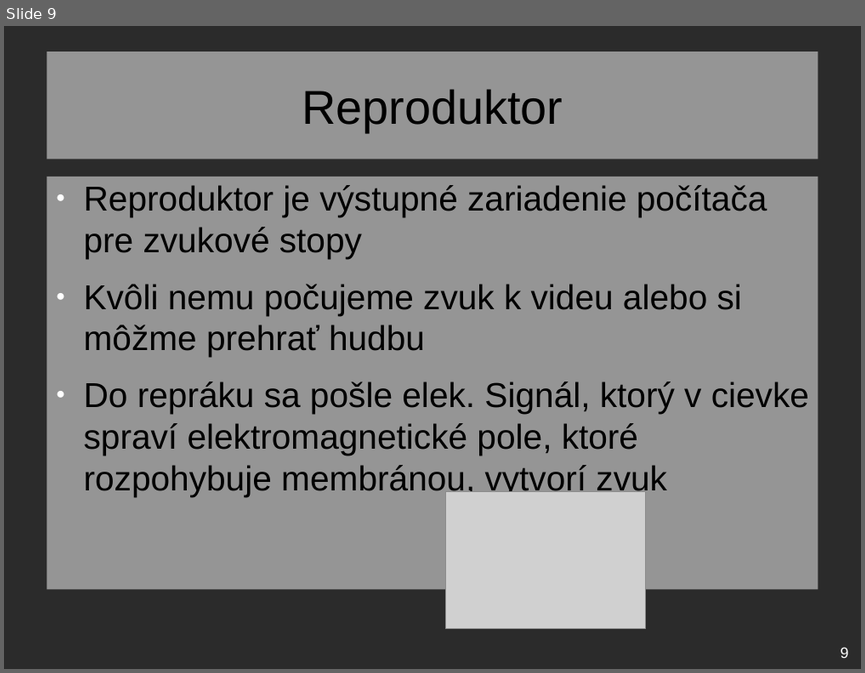
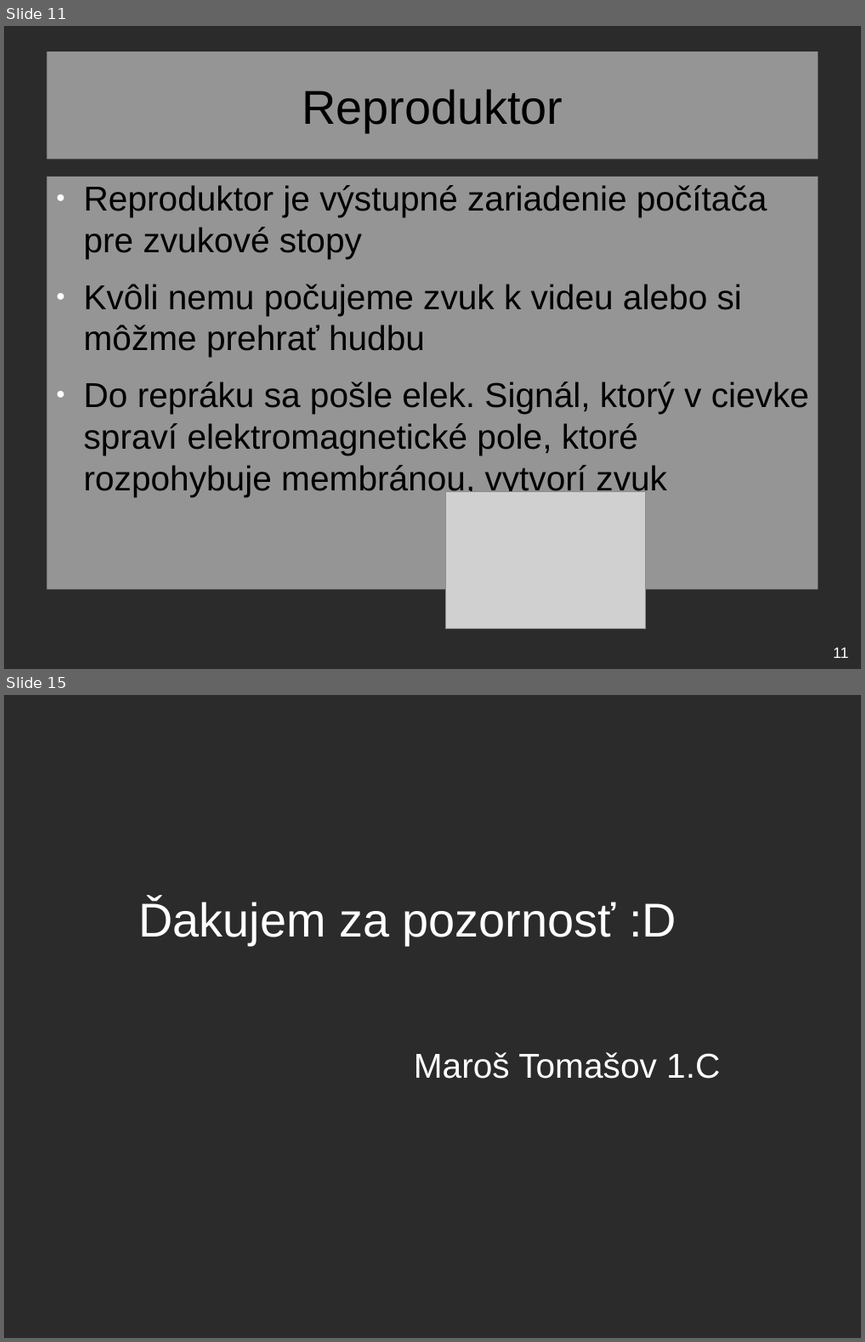
Before and after one commit to ZekoSNB/School, a slide deck: ASW/zariadenia.odp. Shown one above the other, each under a label of ours: slide 9 before the commit, slides 11 and 15 after it; the slides between them are not shown. The pictures are 865x673 and 865x1342 pixels, drawn with LibreOffice and Linux fonts; fonts in the diff are those of the drawing; grey boxes stand for pictures; background and template pictures are left out; a plain dark background stands for a picture behind light text. Boxes give left, top, right and bottom in pixels: in the first picture for what was removed or moved away, otherwise in the second. Text is boxed around its words. In the diff, an @@ line names an element or a change of style, - is before the commit and + after.

```diff
--- a/ASW/zariadenia.odp
+++ b/ASW/zariadenia.odp
@@ slide 15 added at [4,695,861,1338], background picture (left out) @@
@@ title added at [138,899,676,945], 44 pt, text #FFFFFF @@
+Ďakujem za pozornosť :D
@@ subtitle added at [414,1052,720,1078], 32 pt, text #FFFFFF @@
+Maroš Tomašov 1.C
@@ what was slide 9 is now slide 11 @@
@@ page number at [833,646,848,658]: text changed @@
-9
+11
```
Also in this commit, not shown: 1 slide changed, 5 other slides added, 1 slide removed, 1 other file.
